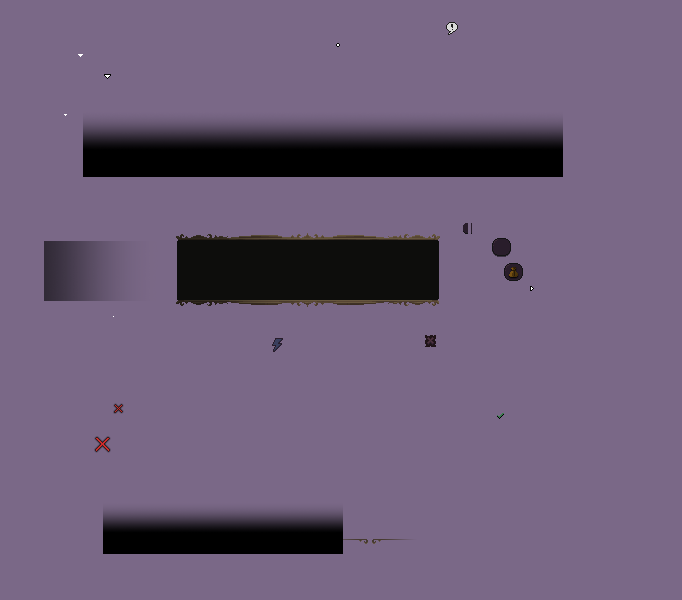
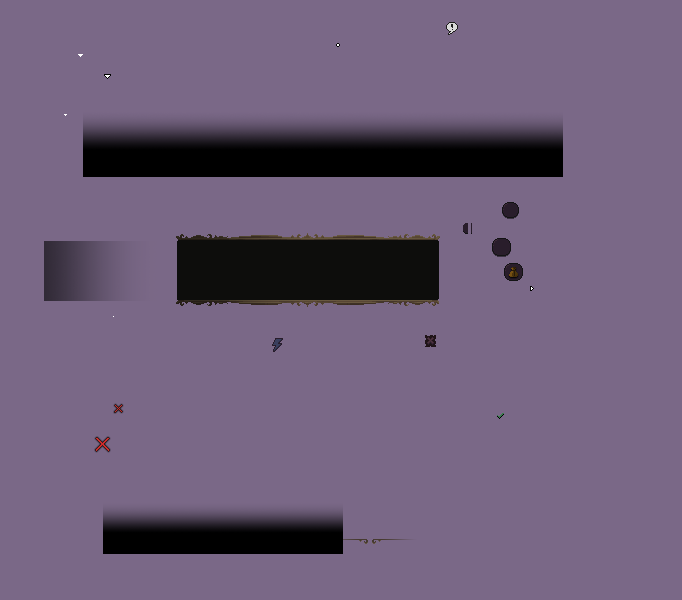
Revision of a layered (682, 600) image; what changed, layer by layer:
added layer "TrinketSlot.png" above "EquipmentSlot.png" over (502, 202, 519, 218)
